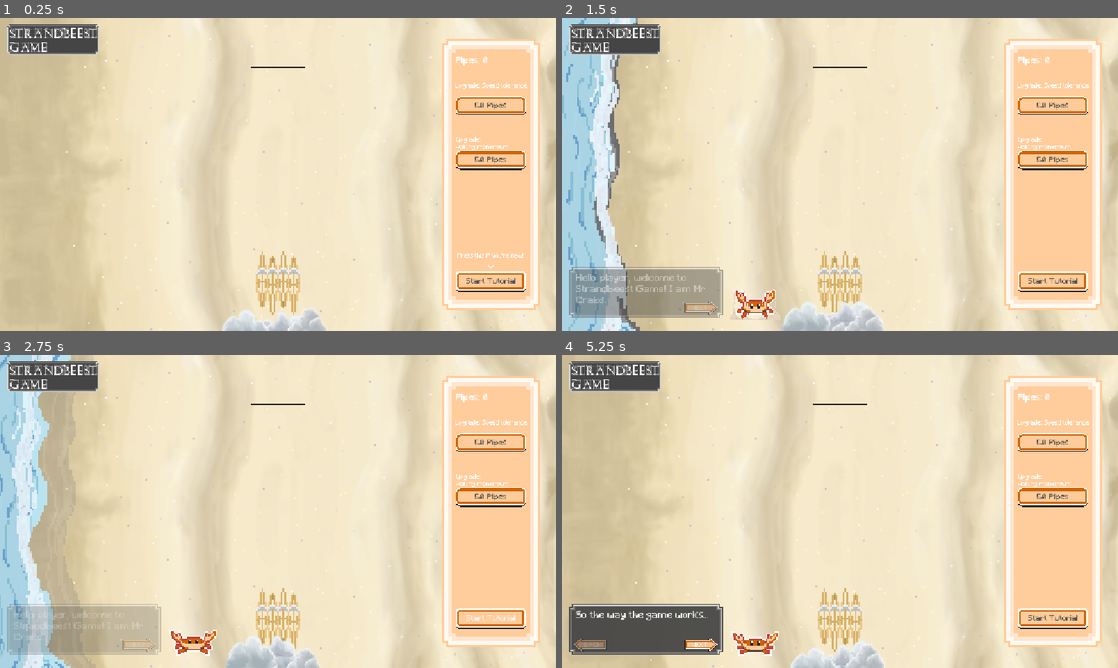
Above: before the commit, frames 1-4 (two rows, left to right).
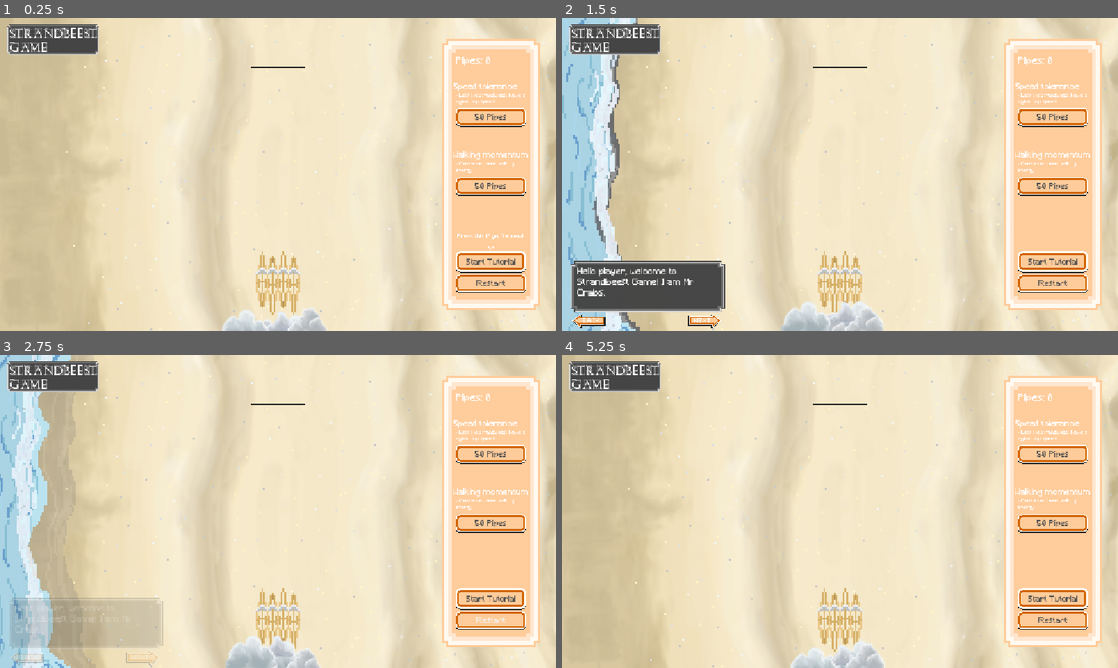
Above: after the commit, the same moments.

Repository: ArifD2286/Strandbeest-Game
Game: Godot game, scene res://Game.tscn
The game is run twice, just before and just after one commit, with the same random seed, the same clock (stepped at 60 frames per second) and the same inputs.
Inputs (mouse positions are in pixels of both pictures, inside the frame that each line leads up to):
- Up to frame 1 (0.25 s): no input
- Up to frame 2 (1.5 s): click "Start Tutorial" at 0.5 s; click (589, 321) at 1.27 s
- Up to frame 3 (2.75 s): click (489, 621) at 2 s, where only the run after the commit has a clickable "Restart"
- Up to frame 4 (5.25 s): click (1051, 621) at 2.75 s, where only the run after the commit has a clickable "Restart"; click (1051, 621) at 3.5 s, where only the run after the commit has a clickable "Restart"; click (701, 646) at 4.27 s; click (701, 646) at 5.02 s

The runs differ from the first frame. In frame 1, 3.2% of the frame differs, in the area x 81-95%, y 12-88%; in frame 2, 8.8%, in the area x 1-95%, y 12-100%; in frame 3, 5.0%; in frame 4, 8.0%.

Commit message:
Update 4.5
Changes:
- Continued working on tutorial sequence
- Added reset button
- Changed wind charge travel speed
- Added arrow texture that will be used in the tutorial sequence

Diff:
--- a/strandbeest-game/Game.tscn
+++ b/strandbeest-game/Game.tscn
@@ -487,6 +487,15 @@
 [sub_resource type="StyleBoxTexture" id="StyleBoxTexture_f2b8v"]
 texture = ExtResource("52_gvv74")
 
+[sub_resource type="StyleBoxTexture" id="StyleBoxTexture_s33ni"]
+texture = ExtResource("38_pnh27")
+
+[sub_resource type="StyleBoxTexture" id="StyleBoxTexture_7vnet"]
+texture = ExtResource("39_yw735")
+
+[sub_resource type="StyleBoxTexture" id="StyleBoxTexture_gta21"]
+texture = ExtResource("38_pnh27")
+
 [node name="Node2D" type="Node2D" unique_id=710081918]
 script = ExtResource("1_u44n3")
 
@@ -677,9 +686,9 @@
 [node name="Upgrade 1" type="Button" parent="UI" unique_id=1421568814]
 texture_filter = 1
 offset_left = 939.0
-offset_top = 159.0
+offset_top = 183.0
 offset_right = 1095.0
-offset_bottom = 207.0
+offset_bottom = 231.0
 theme_override_colors/font_color = Color(0.3137255, 0.3137255, 0.3137255, 1)
 theme_override_fonts/font = ExtResource("21_bisgb")
 theme_override_styles/normal = SubResource("StyleBoxTexture_pbwgg")
@@ -691,9 +700,9 @@
 [node name="Upgrade 2" type="Button" parent="UI" unique_id=1708285578]
 texture_filter = 1
 offset_left = 939.0
-offset_top = 271.0
+offset_top = 326.0
 offset_right = 1095.0
-offset_bottom = 319.0
+offset_bottom = 374.0
 theme_override_colors/font_color = Color(0.3137255, 0.3137255, 0.3137255, 1)
 theme_override_fonts/font = ExtResource("21_bisgb")
 theme_override_styles/normal = SubResource("StyleBoxTexture_lua15")
@@ -704,25 +713,45 @@
 
 [node name="Upg 1 Desc" type="Label" parent="UI" unique_id=305596057]
 texture_filter = 1
-offset_left = 942.0
+offset_left = 938.0
 offset_top = 135.0
-offset_right = 1093.0
-offset_bottom = 162.0
-theme_override_fonts/font = ExtResource("21_bisgb")
-theme_override_font_sizes/font_size = 12
-text = "Upgrade: Speed tolerance
-"
+offset_right = 1096.0
+offset_bottom = 155.0
+theme_override_fonts/font = ExtResource("21_bisgb")
+theme_override_font_sizes/font_size = 17
+text = "Speed tolerance"
+
+[node name="Upg 1_1 Desc" type="Label" parent="UI" unique_id=2061774258]
+texture_filter = 1
+offset_left = 944.0
+offset_top = 155.0
+offset_right = 1095.0
+offset_bottom = 182.0
+theme_override_fonts/font = ExtResource("21_bisgb")
+theme_override_font_sizes/font_size = 10
+text = "- Lets the strandbeest have a higher top speed."
+autowrap_mode = 2
 
 [node name="Upg 2 Desc" type="Label" parent="UI" unique_id=664397404]
 texture_filter = 1
+offset_left = 938.0
+offset_top = 276.0
+offset_right = 1095.0
+offset_bottom = 294.0
+theme_override_fonts/font = ExtResource("21_bisgb")
+theme_override_font_sizes/font_size = 17
+text = "Walking momentum"
+
+[node name="Ug 2_2 Desc" type="Label" parent="UI" unique_id=690639701]
+texture_filter = 1
 offset_left = 944.0
-offset_top = 247.0
-offset_right = 1112.0
-offset_bottom = 274.0
-theme_override_fonts/font = ExtResource("21_bisgb")
-theme_override_font_sizes/font_size = 12
-text = "Upgrade:
-Walking momentum"
+offset_top = 297.0
+offset_right = 1090.0
+offset_bottom = 324.0
+theme_override_fonts/font = ExtResource("21_bisgb")
+theme_override_font_sizes/font_size = 10
+text = "- Conserve more walking energy"
+autowrap_mode = 2
 
 [node name="Pipes Amount" type="Label" parent="UI" unique_id=188482667]
 texture_filter = 1
@@ -731,7 +760,7 @@
 offset_right = 1090.0
 offset_bottom = 105.0
 theme_override_fonts/font = ExtResource("21_bisgb")
-theme_override_font_sizes/font_size = 18
+theme_override_font_sizes/font_size = 20
 text = "Pipes: 0"
 script = ExtResource("23_w7ht3")
 
@@ -744,10 +773,10 @@
 
 [node name="Text Box" type="TextureRect" parent="UI/Tutorial" unique_id=275196930]
 layout_mode = 0
-offset_left = 14.0
-offset_top = 513.0
-offset_right = 333.0
-offset_bottom = 624.0
+offset_left = 18.0
+offset_top = 501.0
+offset_right = 337.0
+offset_bottom = 612.0
 texture = ExtResource("11_yyih5")
 expand_mode = 1
 stretch_mode = 5
@@ -756,10 +785,10 @@
 [node name="Back Button" type="Button" parent="UI/Tutorial" unique_id=1582271071]
 texture_filter = 1
 layout_mode = 0
-offset_left = 21.0
-offset_top = 583.0
-offset_right = 76.0
-offset_bottom = 608.0
+offset_left = 18.0
+offset_top = 609.99994
+offset_right = 73.0
+offset_bottom = 634.99994
 scale = Vector2(1.3992918, 1.3992918)
 theme_override_fonts/font = ExtResource("21_bisgb")
 theme_override_styles/normal = SubResource("StyleBoxTexture_vjehv")
@@ -770,10 +799,10 @@
 [node name="Next Button" type="Button" parent="UI/Tutorial" unique_id=48632995]
 texture_filter = 1
 layout_mode = 0
-offset_left = 249.00006
-offset_top = 583.0
-offset_right = 304.00006
-offset_bottom = 608.0
+offset_left = 256.00006
+offset_top = 610.0
+offset_right = 311.00006
+offset_bottom = 635.0
 scale = Vector2(1.3954034, 1.3954034)
 theme_override_fonts/font = ExtResource("21_bisgb")
 theme_override_styles/normal = SubResource("StyleBoxTexture_oa40p")
@@ -784,12 +813,12 @@
 [node name="Dialogue" type="Label" parent="UI/Tutorial" unique_id=2030920503]
 texture_filter = 1
 layout_mode = 0
-offset_left = 28.0
-offset_top = 530.0
-offset_right = 321.0
-offset_bottom = 566.0
-theme_override_fonts/font = ExtResource("21_bisgb")
-theme_override_font_sizes/font_size = 20
+offset_left = 31.0
+offset_top = 517.0
+offset_right = 324.0
+offset_bottom = 553.0
+theme_override_fonts/font = ExtResource("21_bisgb")
+theme_override_font_sizes/font_size = 18
 text = "Hi"
 autowrap_mode = 2
 script = ExtResource("44_iueff")
@@ -798,9 +827,9 @@
 texture_filter = 1
 layout_mode = 0
 offset_left = 939.0
-offset_top = 520.0
+offset_top = 480.0
 offset_right = 1095.0
-offset_bottom = 573.0
+offset_bottom = 533.0
 theme_override_colors/font_color = Color(0.3137255, 0.3137255, 0.3137255, 1)
 theme_override_fonts/font = ExtResource("21_bisgb")
 theme_override_font_sizes/font_size = 16
@@ -813,9 +842,9 @@
 texture_filter = 1
 layout_mode = 0
 offset_left = 947.0
-offset_top = 487.0
+offset_top = 447.0
 offset_right = 1085.0
-offset_bottom = 499.0
+offset_bottom = 459.0
 theme_override_fonts/font = ExtResource("21_bisgb")
 theme_override_font_sizes/font_size = 12
 text = "Press this if you're new!"
@@ -825,13 +854,28 @@
 texture_filter = 1
 layout_mode = 0
 offset_left = 1011.0
-offset_top = 501.0
+offset_top = 461.0
 offset_right = 1024.0
-offset_bottom = 521.0
+offset_bottom = 481.0
 theme_override_fonts/font = ExtResource("21_bisgb")
 theme_override_font_sizes/font_size = 19
 text = "v"
 script = ExtResource("44_fj2yu")
+
+[node name="Restart" type="Button" parent="UI/Tutorial" unique_id=639960687]
+texture_filter = 1
+layout_mode = 0
+offset_left = 939.0
+offset_top = 527.0
+offset_right = 1095.0
+offset_bottom = 575.0
+theme_override_colors/font_color = Color(0.3137255, 0.3137255, 0.3137255, 1)
+theme_override_fonts/font = ExtResource("21_bisgb")
+theme_override_font_sizes/font_size = 16
+theme_override_styles/normal = SubResource("StyleBoxTexture_s33ni")
+theme_override_styles/pressed = SubResource("StyleBoxTexture_7vnet")
+theme_override_styles/hover = SubResource("StyleBoxTexture_gta21")
+text = "Restart"
 
 [node name="TextureRect" type="TextureRect" parent="UI/Tutorial" unique_id=722616852]
 texture_filter = 1
--- a/strandbeest-game/game.gd
+++ b/strandbeest-game/game.gd
@@ -15,9 +15,11 @@
 
 @onready var upgrade_1 = $"UI/Upgrade 1"
 @onready var upgrade_2 = $"UI/Upgrade 2"
+@onready var restart = $UI/Tutorial/Restart
 
 @onready var win_sound = $Win
 @onready var vine_boom = $VineBoom
+@onready var click = $UI/Tutorial/Click
 
 @onready var strandbeest = $Strandbeest
 @onready var player = $Player
@@ -29,6 +31,7 @@
 func _ready() -> void:
 	upgrade_1.pressed.connect(GameData.buy_speed_upgrade)
 	upgrade_2.pressed.connect(GameData.buy_momentum_upgrade)
+	restart.pressed.connect(restart_button)
 
 func _process(delta: float) -> void:
 	if game_playing == false and Input.is_action_just_pressed("restart"):
@@ -51,7 +54,7 @@
 	game_playing = false
 	var elapsed_time = (Time.get_ticks_usec() - round_start_time) / 1000000.0
 	print(elapsed_time)
-	if elapsed_time <= 45.0:
+	if elapsed_time <= 30.0:
 		GameData.add_pipes(50)
 	else:
 		GameData.add_pipes(25)
@@ -65,3 +68,8 @@
 	round_start_time = 0.0
 	game_playing = true
 	round_started = false
+
+func restart_button() -> void:
+	click.play()
+	if game_playing == false:
+		restart_game()
--- a/strandbeest-game/strandbeest.gd
+++ b/strandbeest-game/strandbeest.gd
@@ -36,7 +36,7 @@
 		return
 
 	decay_rate = 50 - GameData.momentum_level * 10
-	max_speed = GameData.speed_level * 50.0 + 75.0
+	max_speed = GameData.speed_level * 12.50 + 75.0
 	current_speed = clamp(current_speed - decay_rate * delta, 0.0, max_speed)
 
 	animation.speed_scale = current_speed / 40.0
--- a/strandbeest-game/tutorial.gd
+++ b/strandbeest-game/tutorial.gd
@@ -44,6 +44,8 @@
 	_state = "State 1"
 	text_box.fade_in()
 	dialogue.fade_in()
+	next_button.fade_in()
+	back_button.fade_in()
 	tutor_desc.visible = false
 	tutor_desc_2.visible = false
 	update_display()
@@ -63,6 +65,8 @@
 func _back_button_pressed() -> void:
 	click.play()
 	match _state:
+		"State 1":
+			_state = "End State"
 		"State 2":
 			_state = "State 1"
 		"State 3":
@@ -87,26 +91,17 @@
 
 func update_display() -> void:
 	dialogue.visible = true
-	text_box.visible = true
 	match _state:
 		"State 1":
-			next_button.fade_in()
-			back_button.visible = false
 			dialogue.text = "Hello player, welcome to Strandbeest Game! I am Mr Crabs."
 
 		"State 2":
-			next_button.visible = true
-			back_button.fade_in()
-			dialogue.text = "This game's theme revolves around Strandbeests!"
+			dialogue.text = "This game's theme revolves around Strandbeests! You can watch some videos online about them."
 
 		"State 3":
-			next_button.visible = true
-			back_button.visible = true
-			dialogue.text = "So the way the game works..."
+			dialogue.text = "Let me show you around here first..."
 
 		"State 4":
-			next_button.visible = true
-			back_button.visible = true
 			dialogue.text = "This is the end of the tutorial. Have fun playing!"
 			bye.play()
 
--- a/strandbeest-game/wind_charge.gd
+++ b/strandbeest-game/wind_charge.gd
@@ -6,7 +6,7 @@
 
 @onready var wind_charge_animation = $AnimatedSprite2D
 
-@export var travel_speed: float = 200.0
+@export var travel_speed: float = 400.0
 
 func _ready() -> void:
 	add_to_group("Wind charge")
Binary file added: strandbeest-game/assets/arrow.png
Not shown, added: strandbeest-game/assets/arrow.png.import
